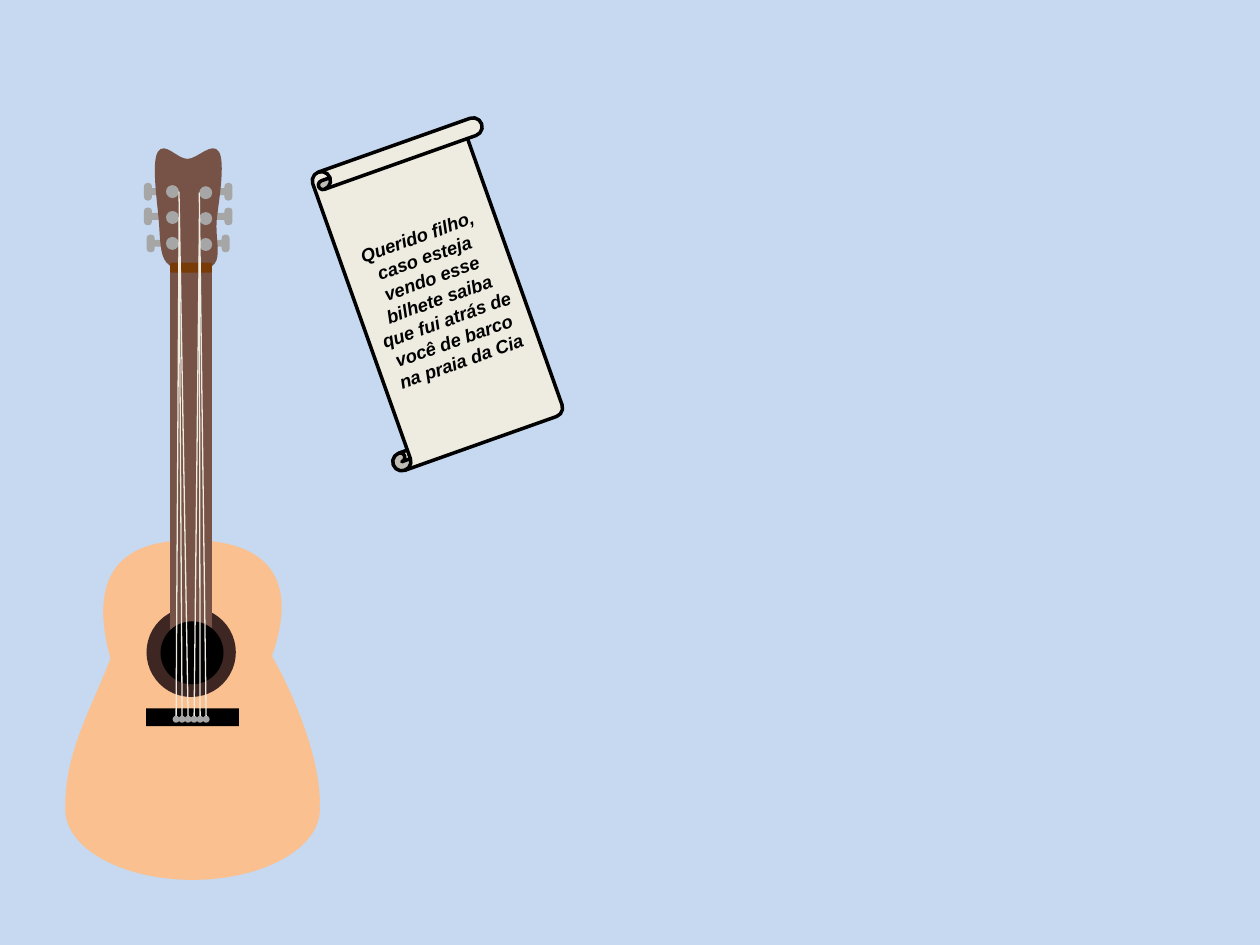
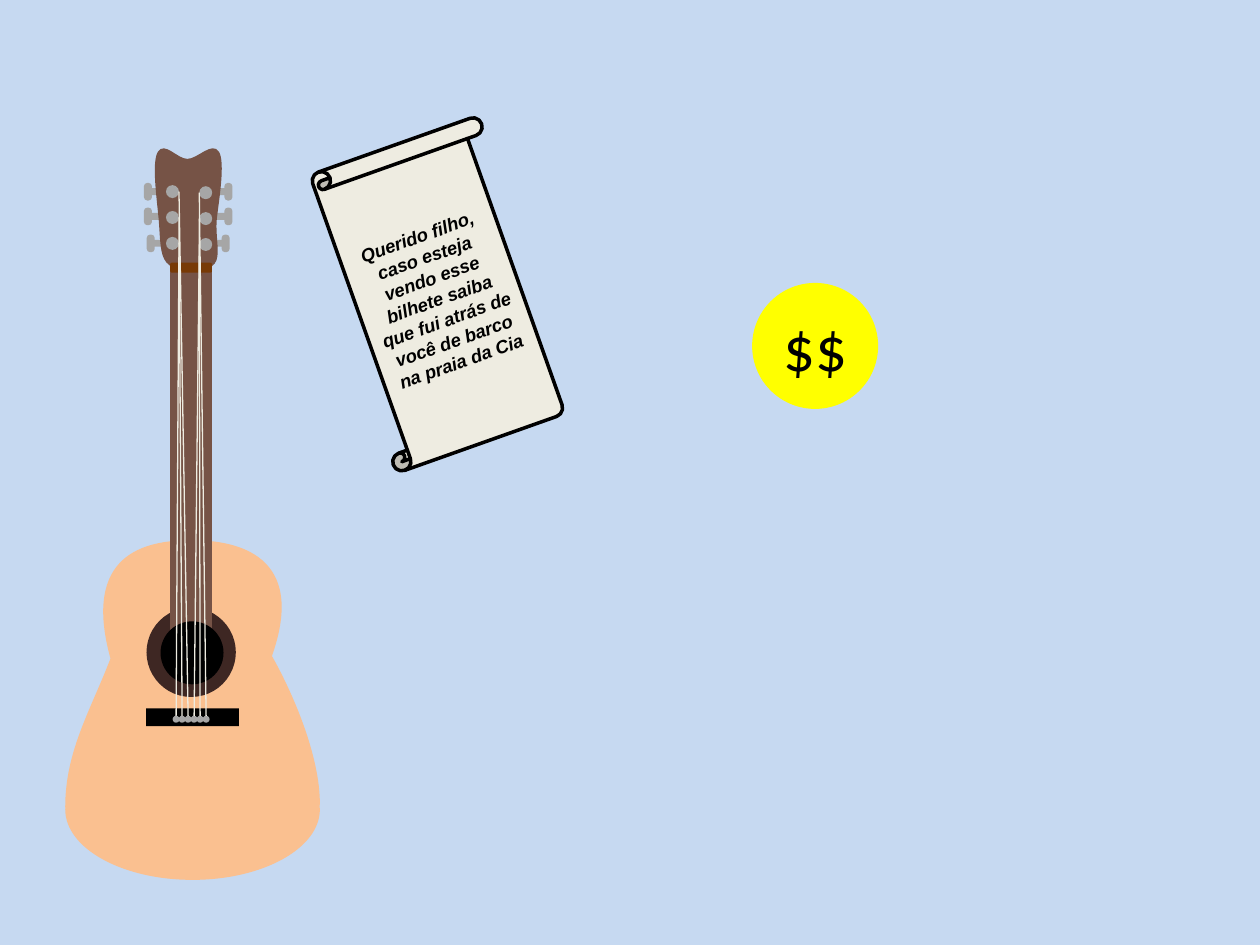
Before and after one commit to gustavoFG28/Ludit, a slide deck: slide 38 of Historias/fundos.pptx. Drawn at 1260x945 pixels with LibreOffice and Linux fonts; fonts in the diff are those of the drawing. Boxes give left, top, right and bottom in pixels: in the first picture for what was removed or moved away, otherwise in the second. Text is boxed around its words. In the diff, an @@ line names an element or a change of style, - is before the commit and + after.

```diff
--- a/Historias/fundos.pptx
+++ b/Historias/fundos.pptx
@@ ellipse added at (752,284,878,410), fill #FFFF00, 36 pt, text #000000 @@
+$$
```
Also in this commit, not shown: 2 other slides changed, 1 slide added, 1 slide removed.
